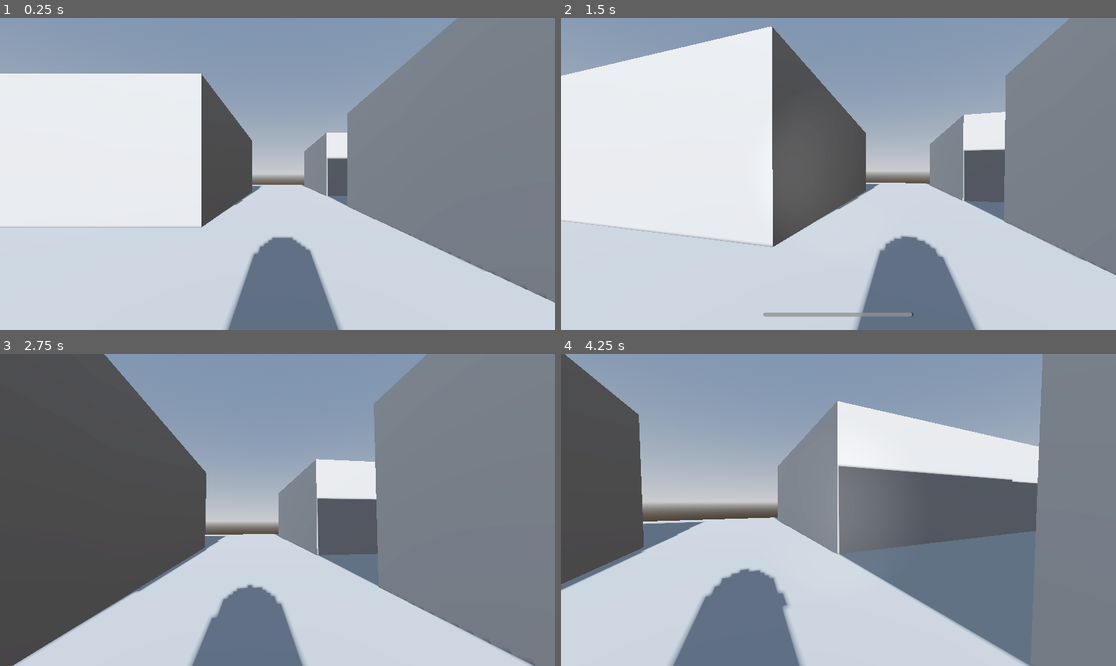
Above: before the commit, frames 1-4 (two rows, left to right).
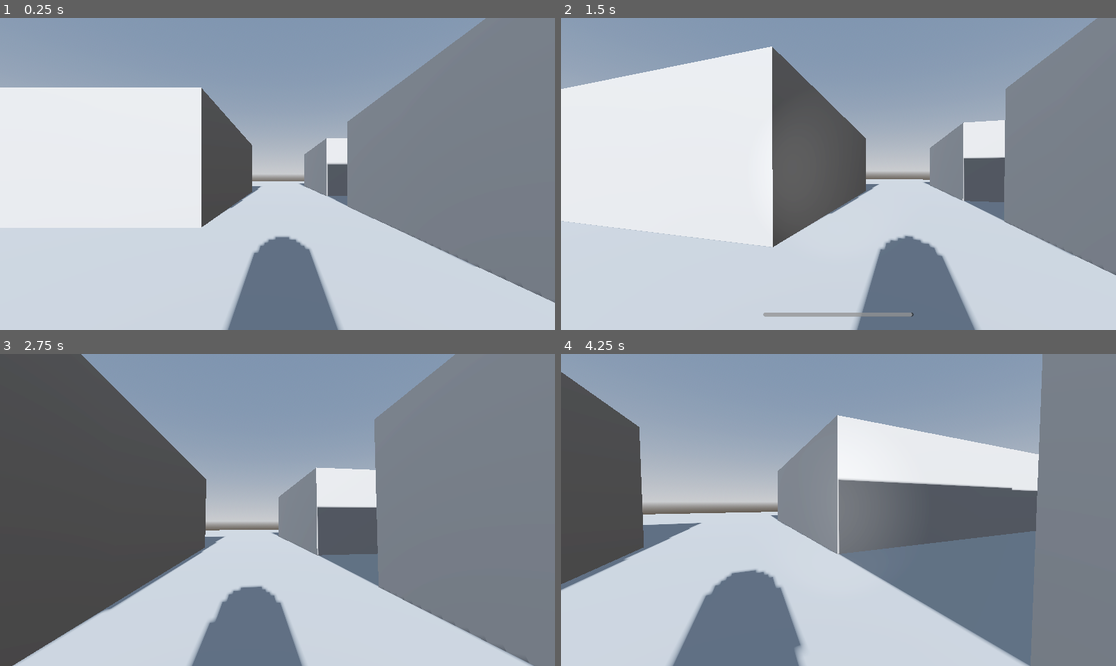
Above: after the commit, the same moments.

Repository: Lucky087/3DHorror-game
Game: Godot game, scene res://Scenes/world_start.tscn
Two runs of this game, one before a commit and one after it. Both use one fixed random seed, a clock stepped at 60 frames per second and the inputs below.
Inputs (mouse positions are in pixels of both pictures, inside the frame that each line leads up to):
- Up to frame 1 (0.25 s): no input
- Up to frame 2 (1.5 s): tap Enter at 0.5 s; move the mouse to (866, 174) at 0.52 s; hold W (forward) from 0.53 s (still down); tap F (Flashlight) at 0.6 s; move the mouse to (810, 174) at 1.27 s; tap Shift (sprint) at 1.35 s
- Up to frame 3 (2.75 s): keep holding W (forward); move the mouse to (288, 503) at 2.02 s; tap F (Flashlight) at 2.1 s
- Up to frame 4 (4.25 s): keep holding W (forward); move the mouse to (832, 516) at 2.77 s; tap Shift (sprint) at 2.85 s; move the mouse to (877, 513) at 3.52 s; tap F (Flashlight) at 3.6 s

The runs differ from the first frame. In frame 1, 3.5% of the frame differs, in the area x 0-99%, y 0-100%; in frame 2, 4.4%; in frame 3, 2.9%; in frame 4, 4.6%, in the area x 0-87%, y 0-100%.

Commit message:
Commit 2
Liten kode økt ikke gjort mye

Diff:
--- a/Scenes/world_start.tscn
+++ b/Scenes/world_start.tscn
@@ -34,7 +34,7 @@
 shadow_enabled = true
 
 [node name="Floor" type="StaticBody3D" parent="."]
-transform = Transform3D(30, 0, 0, 0, 1, 0, 0, 0, 30, 0, 0, 0)
+transform = Transform3D(50, 0, 0, 0, 1.667, 0, 0, 0, 50, 0, 0, 0)
 physics_material_override = SubResource("PhysicsMaterial_2oeuo")
 
 [node name="CollisionShape3D" type="CollisionShape3D" parent="Floor"]
